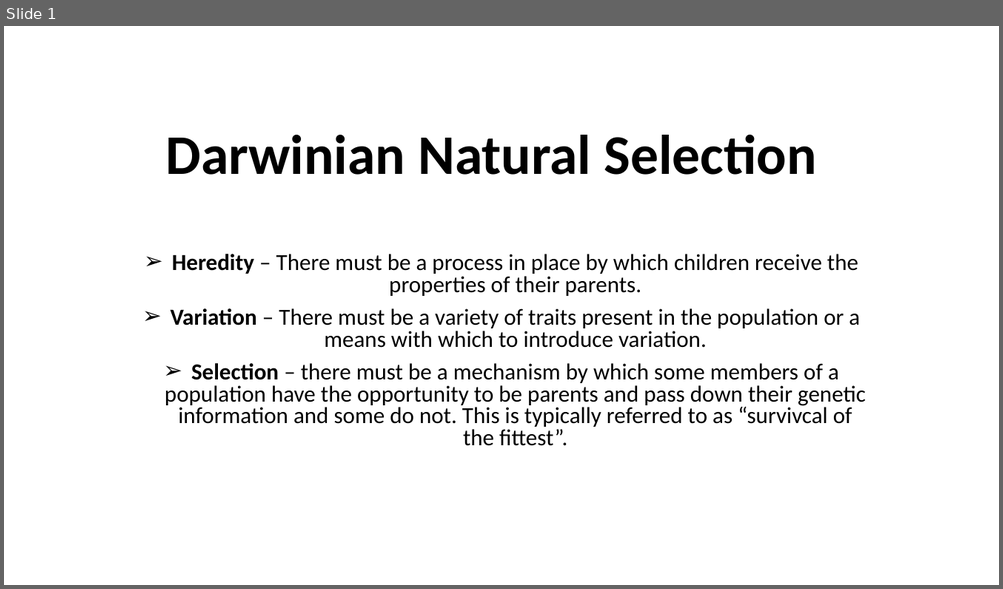
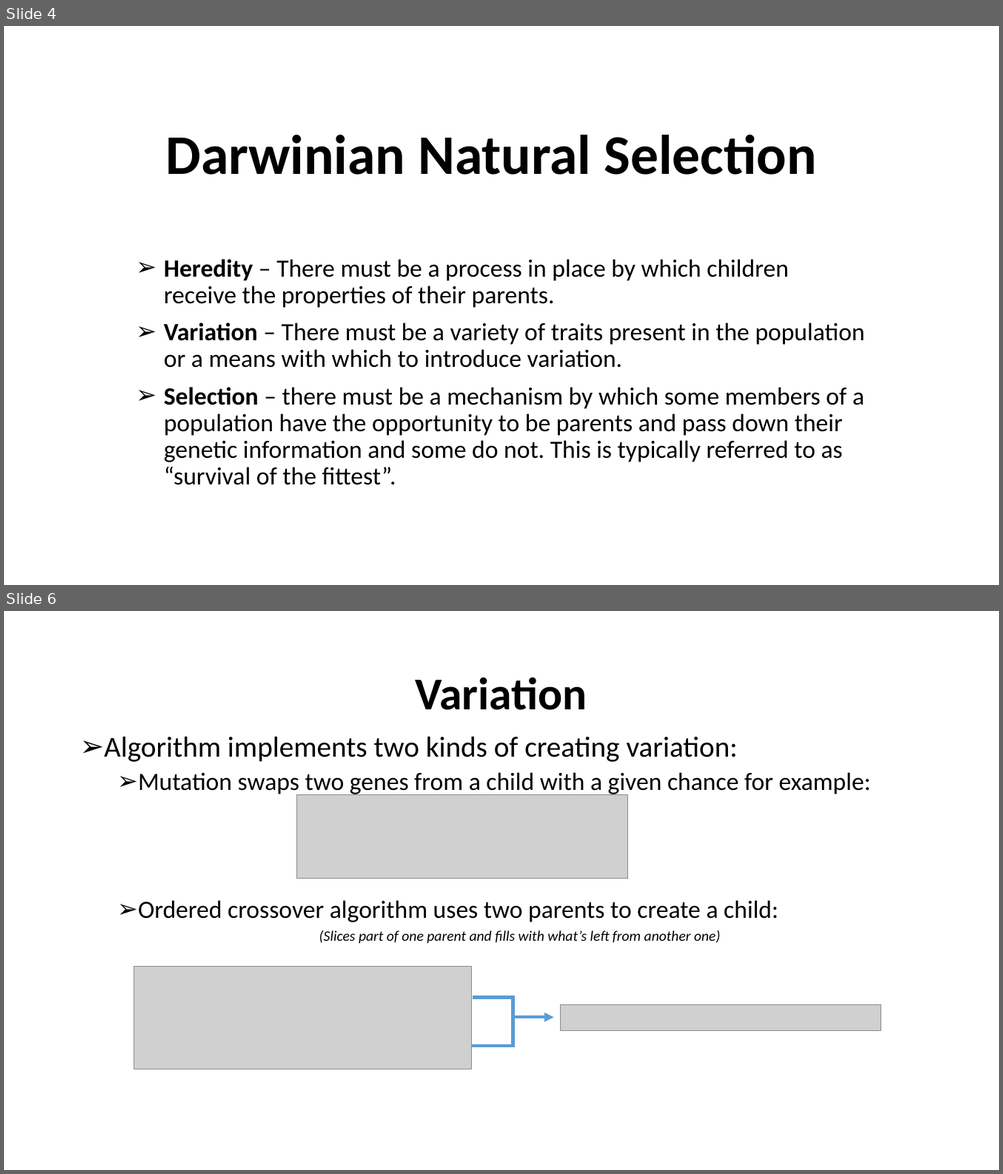
Before and after one commit to paczulapiotr/BIAI_TravelingSalesman, a slide deck: documentation/TravelingSalesman.pptx. Shown one above the other, each under a label of ours: slide 1 before the commit, slides 4 and 6 after it; the slides between them are not shown. The pictures are 1003x589 and 1003x1174 pixels, drawn with LibreOffice and Linux fonts; fonts in the diff are those of the drawing; grey boxes stand for pictures. Boxes give left, top, right and bottom in pixels: in the first picture for what was removed or moved away, otherwise in the second. Text is boxed around its words. In the diff, an @@ line names an element or a change of style, - is before the commit and + after.

```diff
--- a/documentation/TravelingSalesman.pptx
+++ b/documentation/TravelingSalesman.pptx
@@ slide 6 added at bbox=[4, 611, 999, 1170], background #FFFFFF @@
@@ title added at bbox=[415, 677, 587, 710], 44 pt, text #000000, bold @@
+Variation
@@ text added at bbox=[104, 736, 871, 943], 24 pt, text #000000 @@
+➢ Algorithm implements two kinds of creating variation:
+  ➢ Mutation swaps two genes from a child with a given chance for example:
+  ➢ Ordered crossover algorithm uses two parents to create a child:
+  (Slices part of one parent and fills with what’s left from another one)
@@ picture added at bbox=[297, 795, 629, 878] @@
@@ picture added at bbox=[134, 967, 472, 1070] @@
@@ elbow arrow added from (472, 997) to (554, 1017), #5B9BD5 3 pt @@
@@ picture added at bbox=[560, 1005, 881, 1031] @@
@@ elbow line added from (472, 1046) to (539, 1017), #5B9BD5 3 pt @@
@@ what was slide 1 is now slide 4 @@
@@ slide 4 changed as well @@
@@ subtitle at bbox=[164, 259, 865, 368]: size 22.2 to 24 pt in "Heredity – There must be a process ...", "Variation – There must be a variety ..."; alignment centre to left; line spacing 0.8 to 0.9 @@
@@ subtitle at bbox=[164, 387, 864, 486]: text changed; size 22.2 to 24 pt @@
-➢ Selection – there must be a mechanism by which some members of a population have the opportunity to be parents and pass down their genetic information and some do not. This is typically referred to as “survivcal of the fittest”.
+➢ Selection – there must be a mechanism by which some members of a population have the opportunity to be parents and pass down their genetic information and some do not. This is typically referred to as “survival of the fittest”.
```
Also in this commit, not shown: 6 other slides added, 1 other file.
